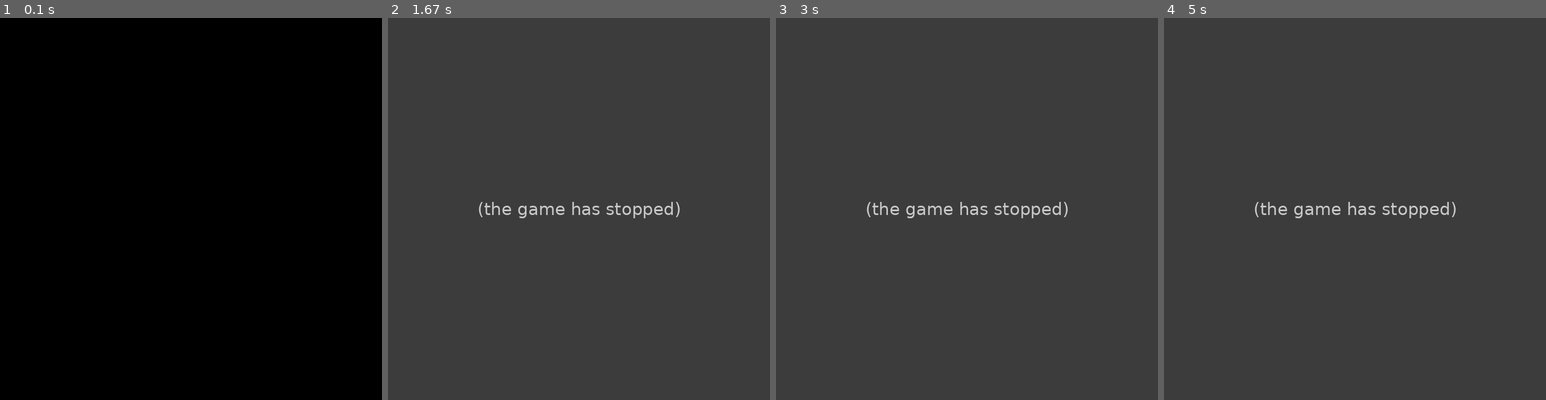
Above: before the commit, frames 1-4 (left to right).
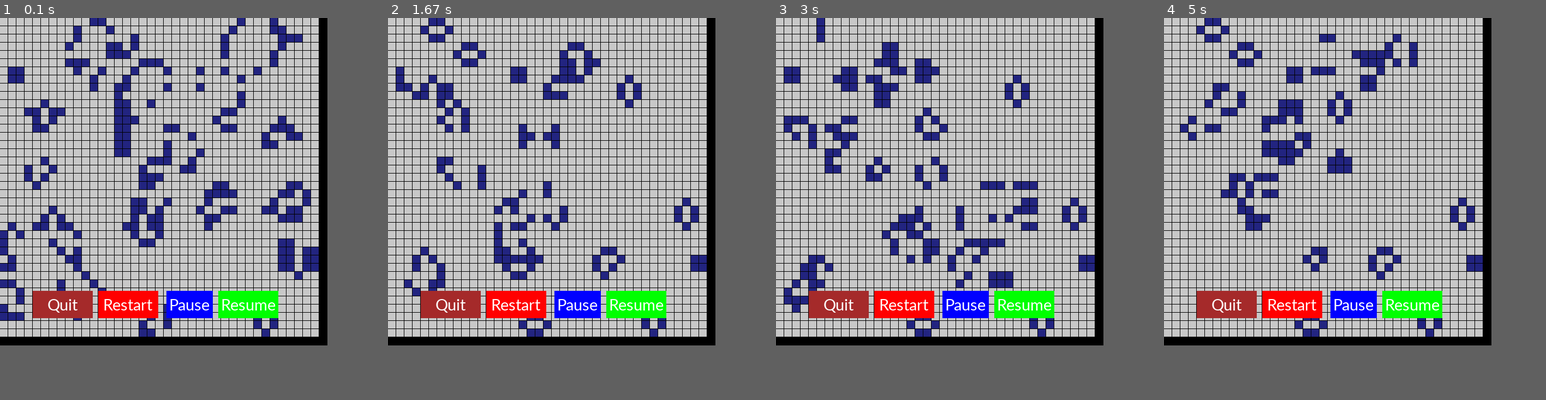
Above: after the commit, the same moments.

Repository: Tesfa-eth/Conways-Game-of-Life
Game: pygame game, started from conways_game_of_life_improved/game.py
Two runs of this game, one before a commit and one after it. Both use one fixed random seed, a clock stepped at 60 frames per second and the inputs below.
Inputs (mouse positions are in pixels of both pictures, inside the frame that each line leads up to):
- Up to frame 1 (0.1 s): no input
- Up to frame 2 (1.67 s): click (517, 304) at 0.38 s, where only the run after the commit has a clickable "Restart"; click "Resume" at 0.72 s
- Up to frame 3 (3 s): click "Restart" at 2.05 s
- Up to frame 4 (5 s): click "Restart" at 3.38 s
The window is 700x700 before the commit and 600x600 after it. Grey fills any space a smaller window leaves; there, only what the larger window draws over its background counts as a difference.

The runs differ from the first frame. In frame 1, 61% of the frame differs, in the area x 0-84%, y 0-84%; in frame 2, 73%; in frame 3, 73%, in the area x 0-86%, y 0-86%; in frame 4, 73%.
Before the commit the program exited at 0.5 s; later frames show no game.

Commit message:
Fixed the buttons
Now both the pause and resume buttons are working perfectly.
I have also added quit and restart buttons!

Diff:
--- a/conways_game_of_life_improved/game.py
+++ b/conways_game_of_life_improved/game.py
@@ -10,6 +10,7 @@
 """
 
 from os import name
+from time import sleep
 from numpy.core.defchararray import array
 import pygame
 import numpy as np
@@ -21,8 +22,8 @@
 BLUE = (34, 36, 128)
 WHITE = (200,200,200)
 BLACK = (0,0,0)
-WINDOW_HEIGHT = 700
-WINDOW_WIDTH = 700
+WINDOW_HEIGHT = 600
+WINDOW_WIDTH = 600
 col = WHITE
 padding = 6
 
@@ -98,42 +99,68 @@
 
 
     #Termination Button
-    stop_button = Button('blue', 105, 665, 50, 30, 'stop') #create quit button
-    stop_button.draw_rect(SCREEN)
+    pause_button = Button('blue', 305, 500, 85, 50, 'Pause') #create quit button
+    #stop_button.draw_rect(SCREEN)
 
     #Pause Button
-    pause_button = Button('green', 200, 665, 65, 30, 'pause')
-    pause_button.draw_rect(SCREEN)
+    resume_button = Button('green', 400, 500, 110, 50, 'Resume')
 
-    mouse_position = pygame.mouse.get_pos() # tuple of x, y coordinates
+    #Restart Button
+    # color, x, y, width, height
+    restart_button = Button('red', 180, 500, 110, 50, 'Restart')
+
+    #Quit
+    quit_button = Button('brown', 60, 500, 110, 50, 'Quit')
 
     import time
+    pause = False
+    start = True
     while True:
+        # working on starting page
+        """if start:
+            SCREEN.fill((200,200,200))
+            random_button = Button('green', WINDOW_WIDTH/2 - 180, WINDOW_HEIGHT/2, 110, 50, 'Random')
+            custom_button = Button('brown', WINDOW_WIDTH/2, WINDOW_HEIGHT/2, 110, 50, 'Custom')
+            random_button.draw_rect(SCREEN)
+            custom_button.draw_rect(SCREEN)"""
+
         for event in pygame.event.get():
-            if event.type == pygame.QUIT:
-                pygame.quit()
+                if event.type == pygame.QUIT:
+                    pygame.quit()
 
-            if event.type == pygame.MOUSEBUTTONDOWN:
-                #if button is clicked then the game stops
-                if stop_button.mouse_over(mouse_position):
-                    pygame.quit()
-                return
+                if event.type == pygame.MOUSEBUTTONDOWN:
+                    #print(stop_button.mouse_over(mouse_position)) # returns false all the time
+                    print(mouse_position)
+                    #if button is clicked then the game stops
+                    if resume_button.mouse_over(mouse_position):
+                        pause = False
 
-            if event.type == pygame.MOUSEBUTTONDOWN:
-                #if button is clicked then the game stops
-                if pause_button.mouse_over(mouse_position):
-                    pause = True
-                    pause_game()
-                #return
+                if event.type == pygame.MOUSEBUTTONDOWN:
+                    #if button is clicked then the game stops
+                    if pause_button.mouse_over(mouse_position):
+                        pause = True
 
-        time.sleep(0.5)
+                if event.type == pygame.MOUSEBUTTONDOWN:
+                    if restart_button.mouse_over(mouse_position):
+                        main()
+
+                if event.type == pygame.MOUSEBUTTONDOWN:
+                    if quit_button.mouse_over(mouse_position):
+                        pygame.quit()
+        mouse_position = pygame.mouse.get_pos() # tuple of x, y coordinates
+        #time.sleep(0.5)
         grid = update_grid(grid, WINDOW_HEIGHT//grid.shape[0]) # has to be both height and width
-        pygame.display.update()
+        resume_button.draw_rect(SCREEN)
+        pause_button.draw_rect(SCREEN)
+        restart_button.draw_rect(SCREEN)
+        quit_button.draw_rect(SCREEN)
+        if pause == False:
+            pygame.display.update()
 
 
-def main():
+def main(begin=random_array(40,40)):
     #array_start = starting_array((20,20))
-    array_start = random_array(40,40)
+    array_start = begin
     #add_Blinker(array_start.shape[0]//2 -2,array_start.shape[0]//2 -2, array_start)
     #add_Glider(array_start.shape[0]//2 -2,array_start.shape[0]//2 -2, array_start)
     #add_beacon(array_start.shape[0]//2 -2,array_start.shape[0]//2 -2, array_start)
